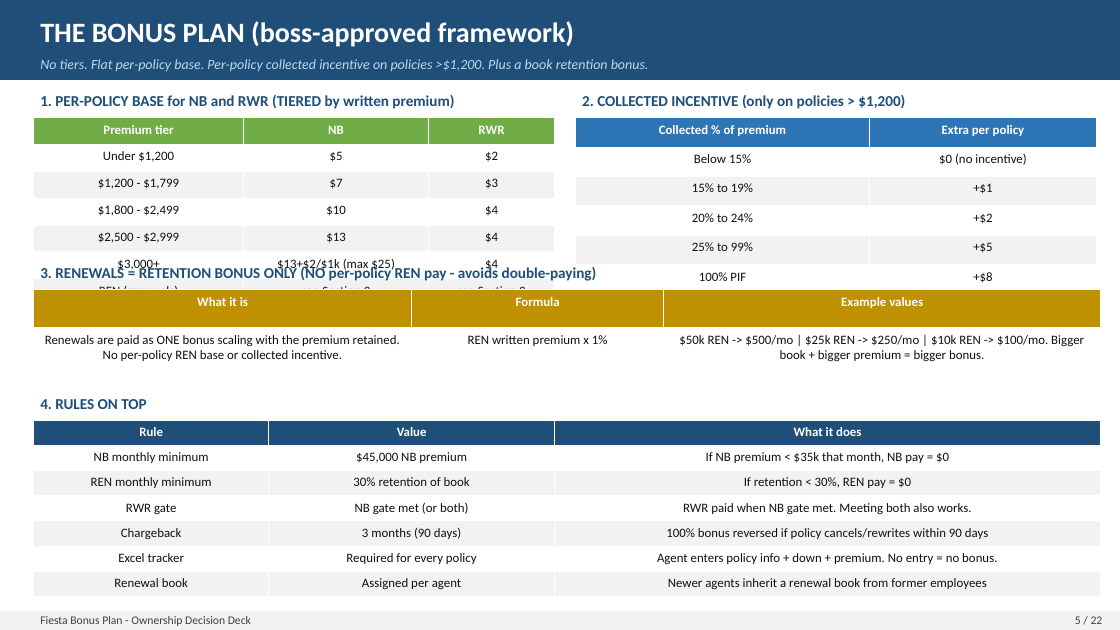
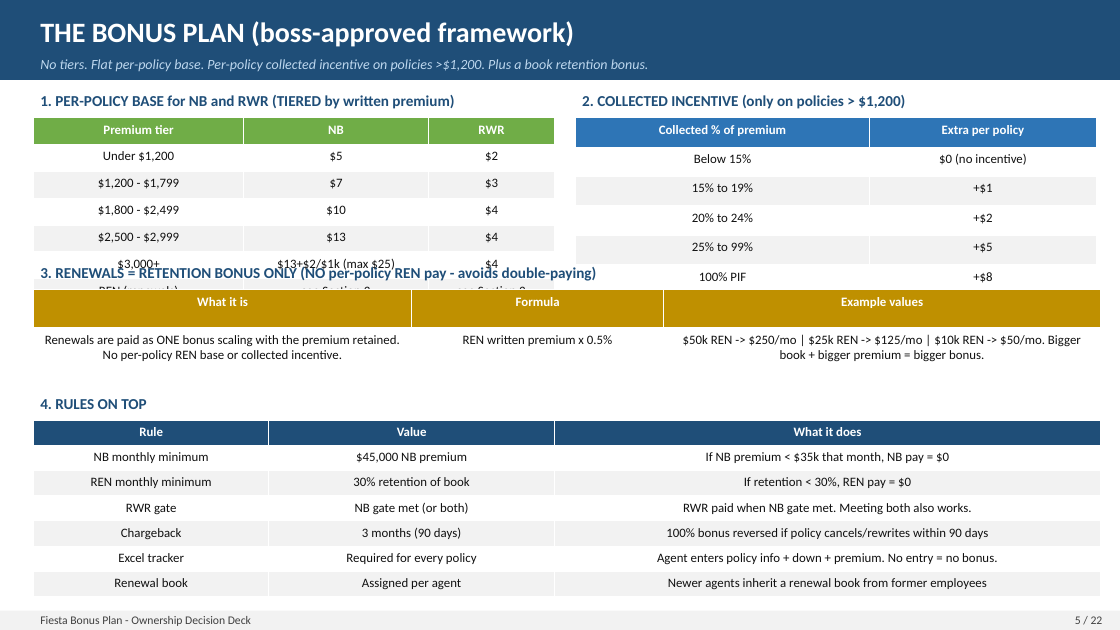
Before and after one commit to FAUS-tech/fiesta-bonus, a slide deck: slide 5 of output/Bonus_Plan_FINAL.pptx. Drawn at 1120x630 pixels with LibreOffice and Linux fonts; fonts in the diff are those of the drawing. Boxes give left, top, right and bottom in pixels: in the first picture for what was removed or moved away, otherwise in the second. Text is boxed around its words. In the diff, an @@ line names an element or a change of style, - is before the commit and + after.

```diff
--- a/output/Bonus_Plan_FINAL.pptx
+++ b/output/Bonus_Plan_FINAL.pptx
@@ table at [34, 290, 1101, 366] @@
-row 2, column 2: REN written premium x 1%
+row 2, column 2: REN written premium x 0.5%
-row 2, column 3: $50k REN -> $500/mo | $25k REN -> $250/mo | $10k REN -> $100/mo. Bigger book + bigger premium = bigger bonus.
+row 2, column 3: $50k REN -> $250/mo | $25k REN -> $125/mo | $10k REN -> $50/mo. Bigger book + bigger premium = bigger bonus.
```
Also in this commit, not shown: 9 other slides changed, 3 other files.
